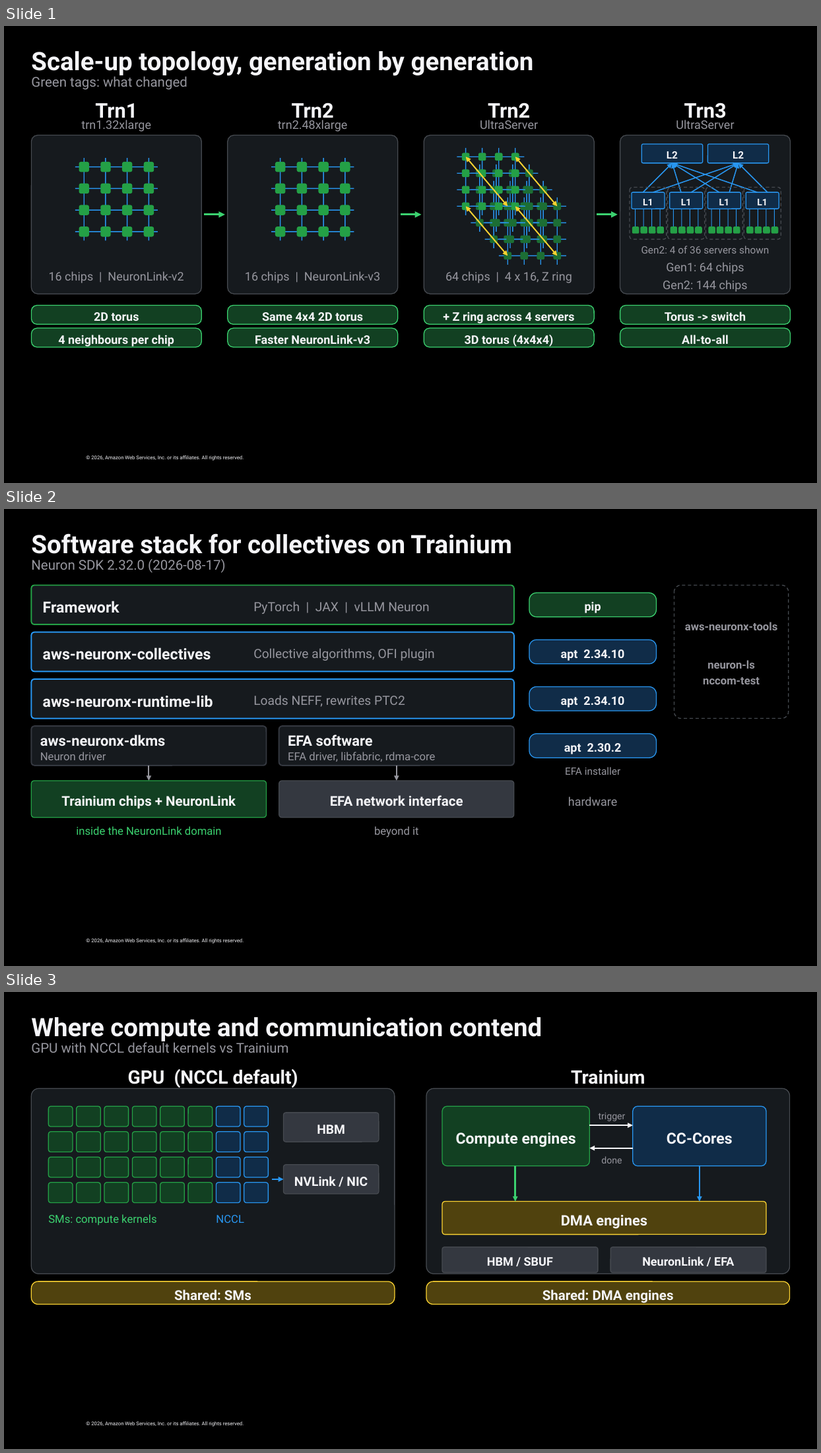
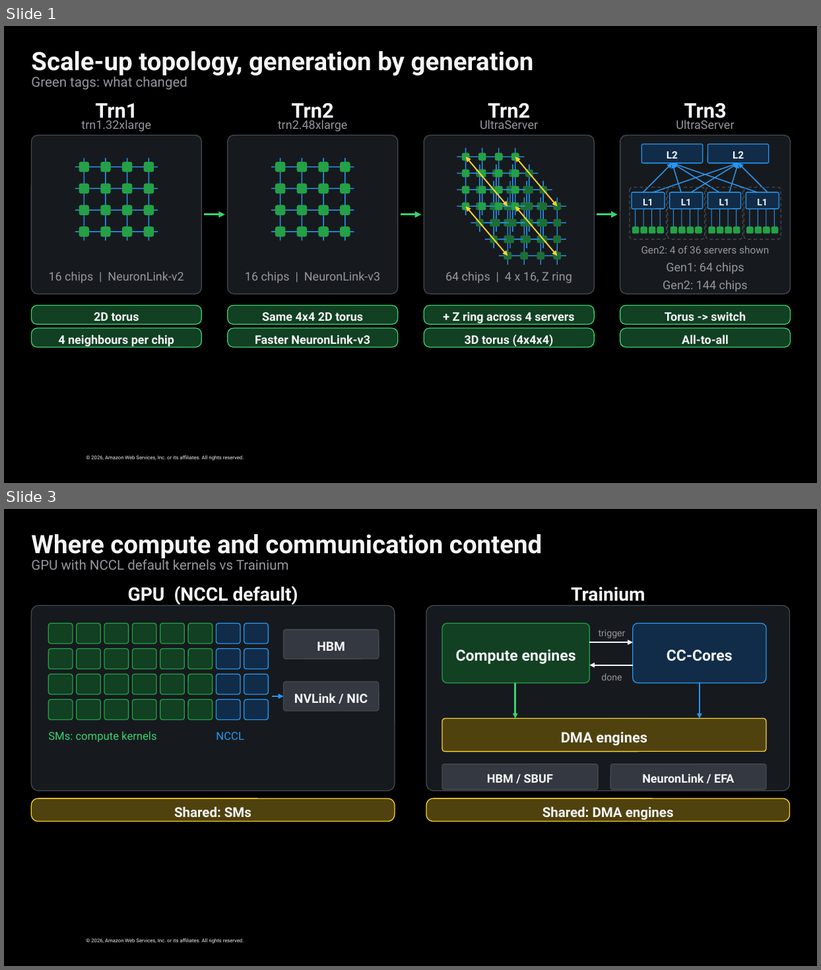
Before and after one commit to littlemex/zenn, a slide deck: diagrams/articles/e71b12d2e9ba33-figures.pptx. Shown one above the other, each under a label of ours: slides 1, 2 and 3 before the commit, slides 1 and 3 after it; the slides between them are not shown. The pictures are 821x1453 and 821x970 pixels, drawn with LibreOffice and Linux fonts; fonts in the diff are those of the drawing; background and template pictures are left out. Boxes give left, top, right and bottom in pixels: in the first picture for what was removed or moved away, otherwise in the second. Text is boxed around its words. In the diff, an @@ line names an element or a change of style, - is before the commit and + after.

Commit message:
fix(article): Collective Communication の記事のソフトウェアスタックを各層の役割と働くタイミングで説明する

```diff
--- a/diagrams/articles/e71b12d2e9ba33-figures.pptx
+++ b/diagrams/articles/e71b12d2e9ba33-figures.pptx
@@ slide 2 removed at [4, 509, 817, 966], background #000000; not listed: 1 template element that a slide beside it also shows @@
@@ text removed at [31, 533, 512, 560] @@
-Software stack for collectives on Trainium
@@ text removed at [31, 559, 225, 573] @@
-Neuron SDK 2.32.0 (2026-08-17)
@@ rounded rectangle removed at [32, 586, 515, 625] @@
@@ rounded rectangle removed at [675, 586, 789, 719] @@
-aws-neuronx-tools
-neuron-ls
-nccom-test
@@ text removed at [43, 601, 120, 613] @@
-Framework
@@ text removed at [253, 601, 429, 614] @@
-PyTorch | JAX | vLLM Neuron
@@ rounded rectangle removed at [529, 593, 656, 618] @@
-pip
@@ rounded rectangle removed at [32, 632, 515, 672] @@
@@ rounded rectangle removed at [529, 640, 656, 665] @@
-apt 2.34.10
@@ text removed at [43, 648, 211, 660] @@
-aws-neuronx-collectives
@@ text removed at [253, 648, 435, 661] @@
-Collective algorithms, OFI plugin
@@ rounded rectangle removed at [32, 679, 515, 719] @@
@@ text removed at [43, 695, 213, 708] @@
-aws-neuronx-runtime-lib
@@ text removed at [253, 695, 405, 707] @@
-Loads NEFF, rewrites PTC2
@@ rounded rectangle removed at [529, 687, 656, 712] @@
-apt 2.34.10
@@ rounded rectangle removed at [32, 726, 266, 766] @@
@@ rounded rectangle removed at [279, 726, 514, 766] @@
@@ text removed at [40, 735, 166, 747] @@
-aws-neuronx-dkms
@@ text removed at [288, 735, 373, 747] @@
-EFA software
@@ rounded rectangle removed at [529, 734, 656, 758] @@
-apt 2.30.2
@@ text removed at [40, 752, 106, 760] @@
-Neuron driver
@@ arrow removed from (149, 766) to (149, 781) @@
@@ text removed at [288, 752, 436, 762] @@
-EFA driver, libfabric, rdma-core
@@ arrow removed from (397, 766) to (397, 781) @@
@@ rounded rectangle removed at [32, 781, 266, 818] @@
-Trainium chips + NeuronLink
@@ rounded rectangle removed at [279, 781, 514, 818] @@
-EFA network interface
@@ text removed at [565, 767, 620, 775] @@
-EFA installer
@@ text removed at [568, 797, 618, 806] @@
-hardware
@@ text removed at [76, 826, 222, 835] @@
-inside the NeuronLink domain
@@ text removed at [374, 826, 419, 838] @@
-beyond it
```
Also in this commit, not shown: 1 slide added, 2 other files.
